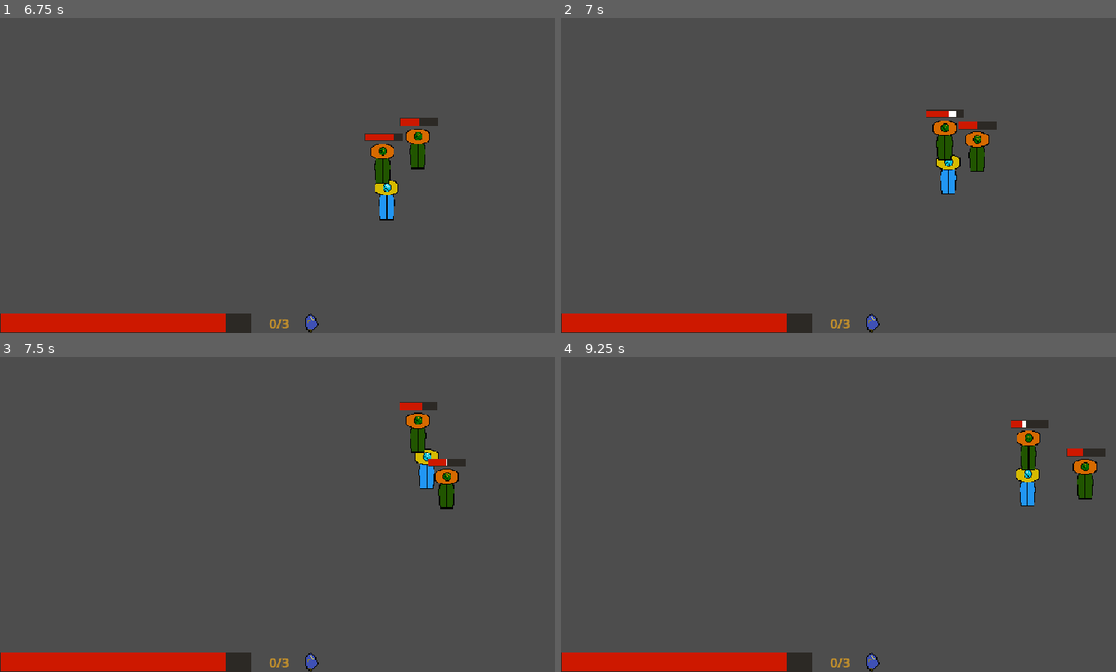
Above: before the commit, frames 1-4 (two rows, left to right).
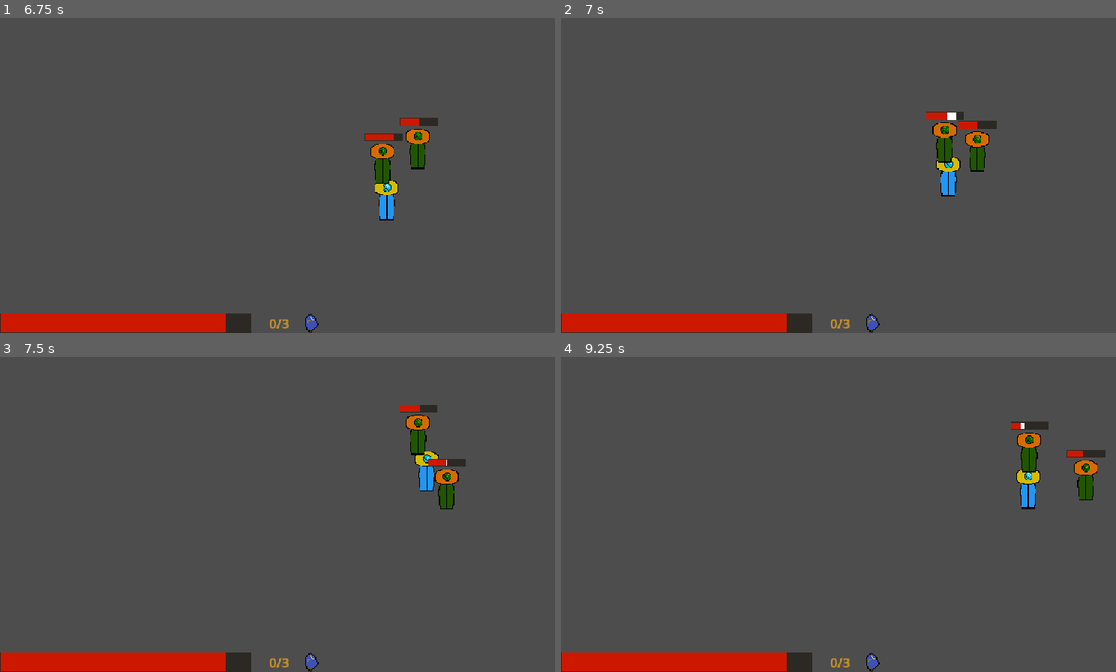
Above: after the commit, the same moments.

Repository: nf12pro/ChronoAnchor
Game: Godot game, scene res://scenes/testing_scene.tscn
Two runs of this game, one before a commit and one after it. Both use one fixed random seed, a clock stepped at 60 frames per second and the inputs below.
Inputs (mouse positions are in pixels of both pictures, inside the frame that each line leads up to):
- Up to frame 1 (6.75 s): tap Enter at 0.5 s; move the mouse to (432, 147) at 0.52 s; press the mouse at (432, 147) at 0.53 s; hold Right (move_right) 0.53-1.28 s; tap Shift (dash) at 0.8, 1.35, 3.05, 5.3 s; move the mouse to (177, 181) at 1.27 s; release the mouse at (177, 181) at 1.28 s; hold S (move_down) 1.28-2.03 s; right-click (177, 181) at 1.55 s; move the mouse to (360, 90) at 2.02 s; hold Right (move_right) 2.03-2.78 s; hold Right mouse button (heavy_attack) 2.03-2.78 s; click (360, 90) at 2.3 s; move the mouse to (271, 232) at 2.77 s; hold W (move_up) 2.78-3.53 s; click (271, 232) at 2.85 s; move the mouse to (477, 213) at 3.52 s; hold Shift (dash) 3.53-4.28 s; hold A (move_left) 3.53-5.03 s; right-click (477, 213) at 3.8 s; move the mouse to (122, 112) at 4.27 s; right-click (122, 112) at 4.35 s; click (122, 112) at 4.55 s; move the mouse to (327, 162) at 5.02 s; hold S (move_down) 5.03-5.78 s; hold P (take_damage_test) 5.03-5.78 s; click (327, 162) at 5.17 s; move the mouse to (210, 81) at 5.77 s; hold Right (move_right) 5.78-6.53 s; tap Alt at 5.85 s; right-click (210, 81) at 6.05 s; move the mouse to (432, 147) at 6.52 s; press the mouse at (432, 147) at 6.53 s; hold W (move_up) from 6.53 s (still down)
- Up to frame 2 (7 s): keep holding W (move_up)
- Up to frame 3 (7.5 s): move the mouse to (177, 520) at 7.27 s; release W (move_up) at 7.28 s; release the mouse at (177, 520) at 7.28 s; hold Right (move_right) from 7.28 s (still down); tap Shift (dash) at 7.35 s; click (177, 520) at 7.42 s
- Up to frame 4 (9.25 s): move the mouse to (921, 429) at 8.02 s; release Right (move_right) at 8.03 s; hold S (move_down) 8.03-8.78 s; hold Right mouse button (heavy_attack) 8.03-8.78 s; move the mouse to (832, 571) at 8.77 s; hold A (move_left) from 8.78 s (still down); click (832, 571) at 8.85 s

Frame 1 is identical in both runs. In frame 2, 0.4% of the frame differs, in the area x 65-79%, y 29-57%; in frame 3, 0.4%; in frame 4, 0.7%, in the area x 81-99%, y 20-49%.

Commit message:
Basic Combo Attack Added

Diff:
--- a/scenes/sword_equipment.tscn
+++ b/scenes/sword_equipment.tscn
@@ -36,7 +36,13 @@
 [node name="windup_timer" type="Timer" parent="." unique_id=349641787]
 one_shot = true
 
+[node name="combo_timer" type="Timer" parent="." unique_id=841078747]
+process_callback = 0
+wait_time = 0.5
+one_shot = true
+
 [connection signal="body_entered" from="sword_area" to="." method="_on_sword_area_body_entered"]
 [connection signal="timeout" from="hitbox_timer" to="." method="_on_hitbox_timer_timeout"]
 [connection signal="timeout" from="cooldown_timer" to="." method="_on_cooldown_timer_timeout"]
 [connection signal="timeout" from="windup_timer" to="." method="_on_windup_timer_timeout"]
+[connection signal="timeout" from="combo_timer" to="." method="_on_combo_timer_timeout"]
--- a/scripts/sword_equipment.gd
+++ b/scripts/sword_equipment.gd
@@ -1,19 +1,26 @@
 extends Node2D
 
+#region Sword Timer
 @onready var sword_area = $sword_area
 @onready var hitbox_timer = $hitbox_timer
 @onready var cooldown_timer = $cooldown_timer
 @onready var windup_timer = $windup_timer
 
 var on_cooldown: bool = false
-
+#endregion
+
+#region Semi-Circle Genration
 @export var radius: float = 120.0
 @export var segments: int = 16
-
+#endregion
+
+#region Sword Hitbox
 @onready var basic_sword_hitbox = $sword_area/basic_sword_hitbox
 @onready var heavy_sword_hitbox = $sword_area/heavy_sword_hitbox
 @onready var light_sword_hitbox = $sword_area/light_sword_hitbox
-
+#endregion
+
+#region Sword Attacks
 var basic_sword_attack: bool = false
 var heavy_sword_attack: bool = false
 var light_sword_attack: bool = false
@@ -25,6 +32,14 @@
 var basic_attack_damage: int = 20
 var light_attack_damage: int = 10
 var heavy_attack_damage: int = 30
+#endregion
+
+#region Combo
+var combo_step: int = 0
+var combo_ready: bool = false
+@onready var combo_timer = $combo_timer
+#endregion
+
 
 func _ready() -> void:
 	sword_area.monitoring = false
@@ -52,8 +67,11 @@
 		basic_sword_attack = false
 		heavy_sword_attack = false
 		light_sword_attack = true
+		combo_ready = false
+		combo_step = 0
+		combo_timer.stop()
 		light_attack()
-	elif event.is_action_pressed("basic_attack") and hitbox_timer.is_stopped() and not on_cooldown:
+	elif event.is_action_pressed("basic_attack") and hitbox_timer.is_stopped() and (not on_cooldown or combo_ready):
 		basic_sword_attack = true
 		heavy_sword_attack = false
 		light_sword_attack = false
@@ -62,20 +80,28 @@
 		basic_sword_attack = false
 		heavy_sword_attack = true
 		light_sword_attack = false
+		combo_ready = false
+		combo_step = 0
+		combo_timer.stop()
 		await player.dash_finished
 		heavy_attack()
 	elif event.is_action_pressed("heavy_attack") and hitbox_timer.is_stopped() and not on_cooldown:
 		basic_sword_attack = false
 		heavy_sword_attack = true
 		light_sword_attack = false
+		combo_ready = false
+		combo_step = 0
+		combo_timer.stop()
 		heavy_attack()
 
 func basic_attack() -> void:
+	combo_ready = false
+	combo_timer.stop()
+
 	Global.on_windup = true
 	windup_timer.start(0.1)
 	await windup_timer.timeout
 
-	print("Basic Attack")
 	Global.on_windup = false
 	hit_enemies.clear()
 	Global.is_attacking = true
@@ -89,6 +115,10 @@
 	sword_area.monitoring = true
 	hitbox_timer.start(0.08)
 	call_deferred("_check_initial_overlaps")
+
+	combo_step = 1 - combo_step
+	combo_timer.start(0.5)
+	combo_ready = true
 
 func light_attack() -> void:
 	hit_enemies.clear()
@@ -112,10 +142,8 @@
 	await windup_timer.timeout
 
 	if Global.cancelled_attack:
-		print("Cancelled Heavy")
-		return
-
-	print("Heavy Attack")
+		return
+
 	hit_enemies.clear()
 	Global.is_attacking = true
 	on_cooldown = true
@@ -153,7 +181,11 @@
 		Global.freeze(0.10, 0.01)
 	else:
 		damage = basic_attack_damage
-		Global.freeze(0.05, 0.02)
+		if combo_step == 1:
+			damage = int(basic_attack_damage * 1.25)
+			Global.freeze(0.07, 0.02)
+		else:
+			Global.freeze(0.05, 0.02)
 
 	body.take_damage(damage)
 
@@ -173,3 +205,7 @@
 
 func _on_windup_timer_timeout() -> void:
 	Global.on_windup = false
+
+func _on_combo_timer_timeout() -> void:
+	combo_ready = false
+	combo_step = 0
